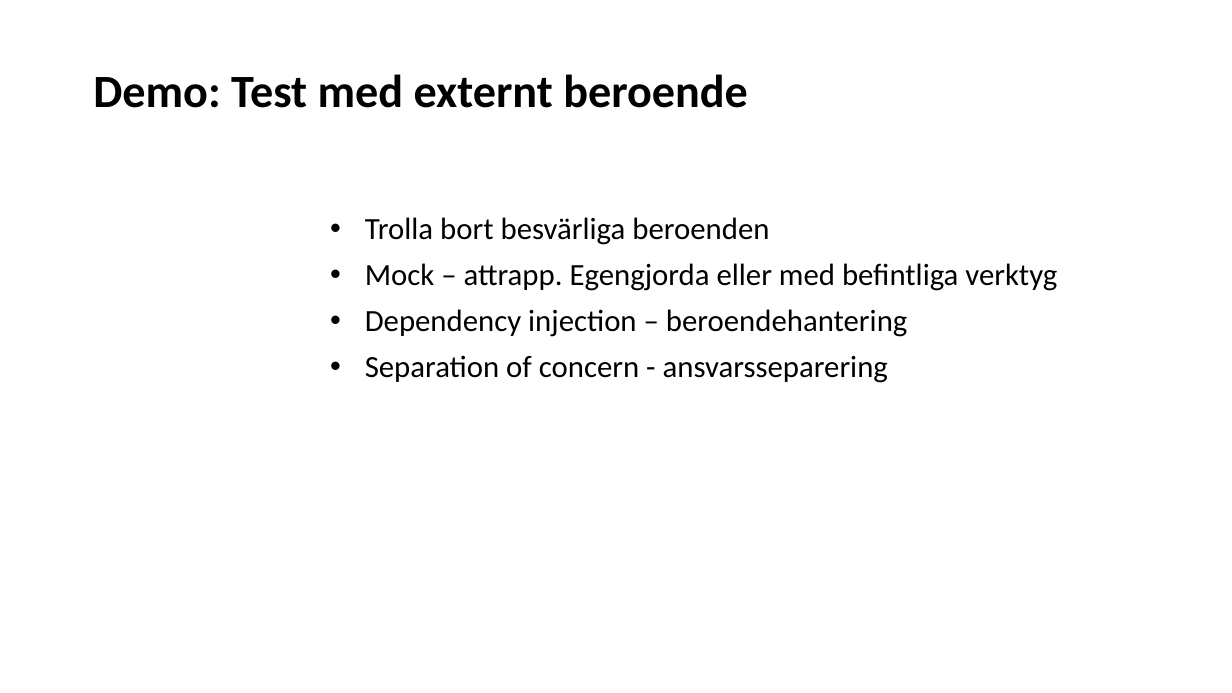
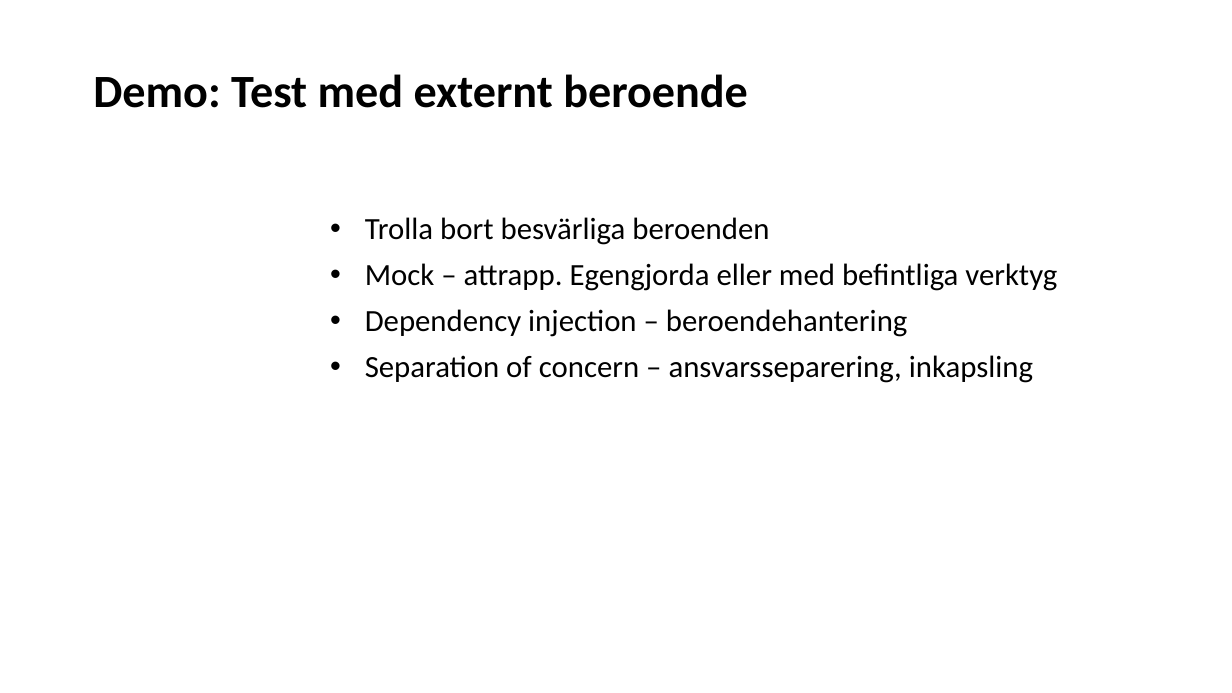
Before and after one commit to Omegapoint/tdd-lab, a slide deck: slide 11 of TDD-Presentation.pptx. Drawn at 1232x693 pixels with LibreOffice and Linux fonts; fonts in the diff are those of the drawing. Boxes give left, top, right and bottom in pixels: in the first picture for what was removed or moved away, otherwise in the second. Text is boxed around its words. In the diff, an @@ line names an element or a change of style, - is before the commit and + after.

Commit message:
Mindre uppdatering

```diff
--- a/TDD-Presentation.pptx
+++ b/TDD-Presentation.pptx
@@ subtitle at box(365, 355, 1033, 383): text changed @@
-• Separation of concern - ansvarsseparering
+• Separation of concern – ansvarsseparering, inkapsling
```
